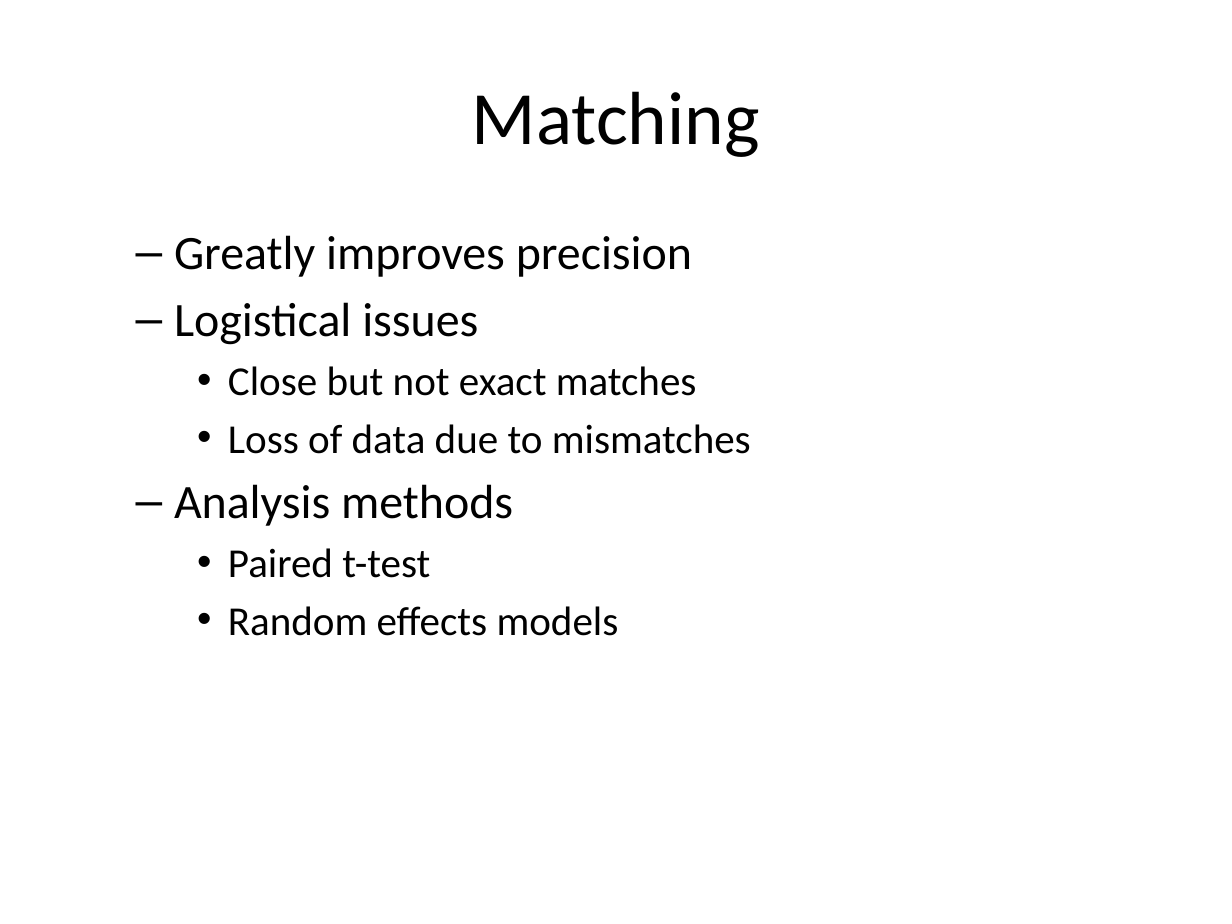
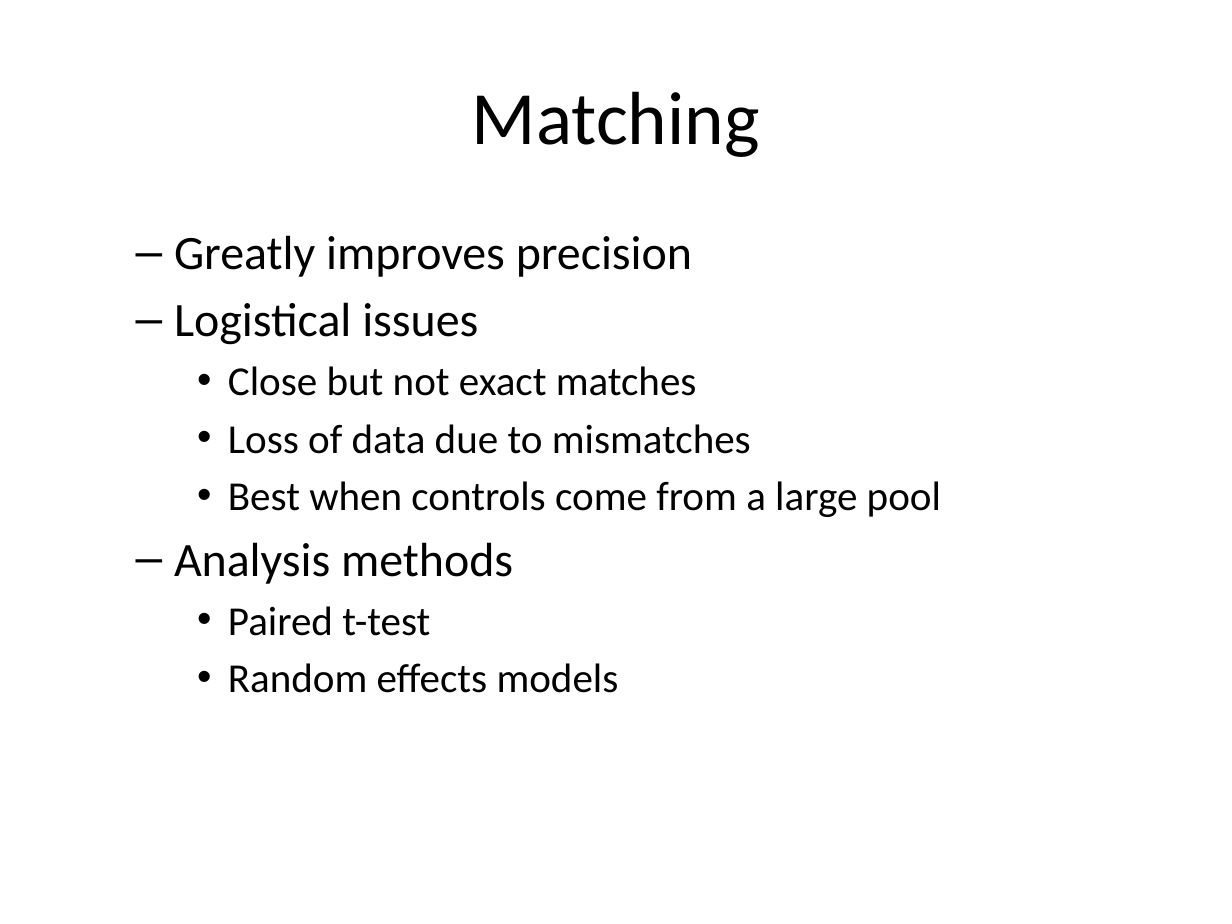
Before and after one commit to classes-medb/5510, a slide deck: slide 93 of src/video-13-statistical-models.pptx (slide 76 before the commit). Drawn at 1232x924 pixels with LibreOffice and Linux fonts; fonts in the diff are those of the drawing. Boxes give left, top, right and bottom in pixels: in the first picture for what was removed or moved away, otherwise in the second. Text is boxed around its words. In the diff, an @@ line names an element or a change of style, - is before the commit and + after.

```diff
--- a/src/video-13-statistical-models.pptx
+++ b/src/video-13-statistical-models.pptx
@@ text at [228,481,941,517]: paragraph added @@
+    • Best when controls come from a large pool
```
Also in this commit, not shown: 23 other slides changed, 22 slides added, 11 slides removed, 4 other files.
